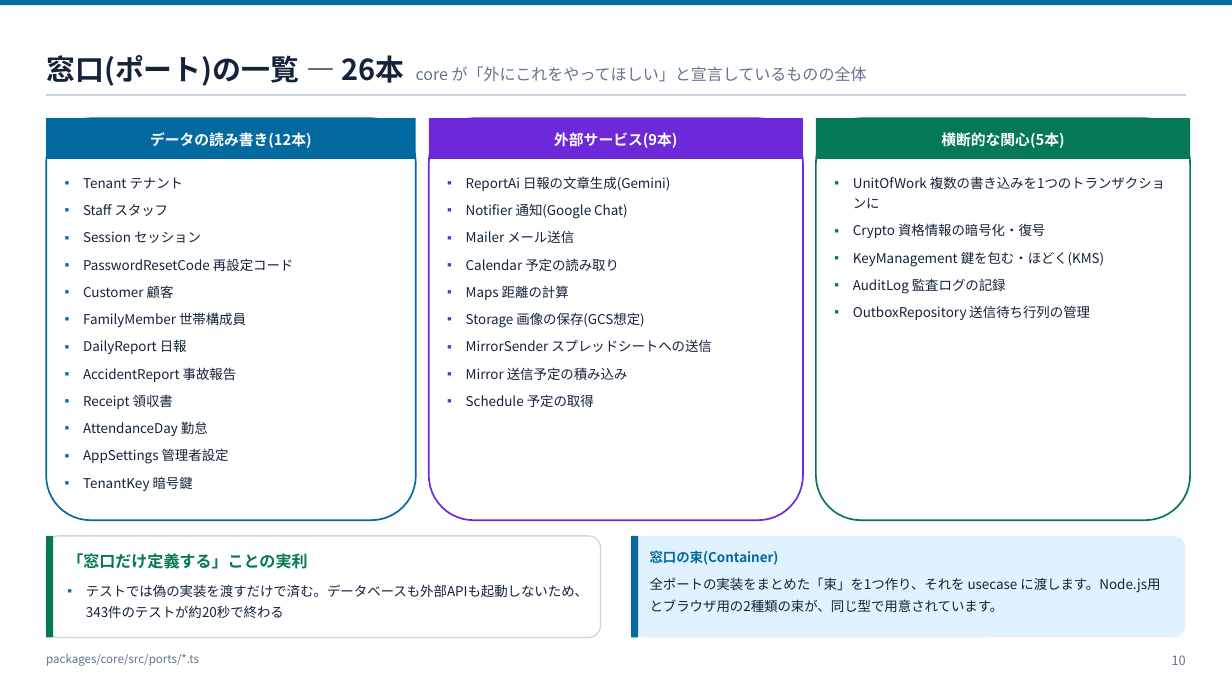
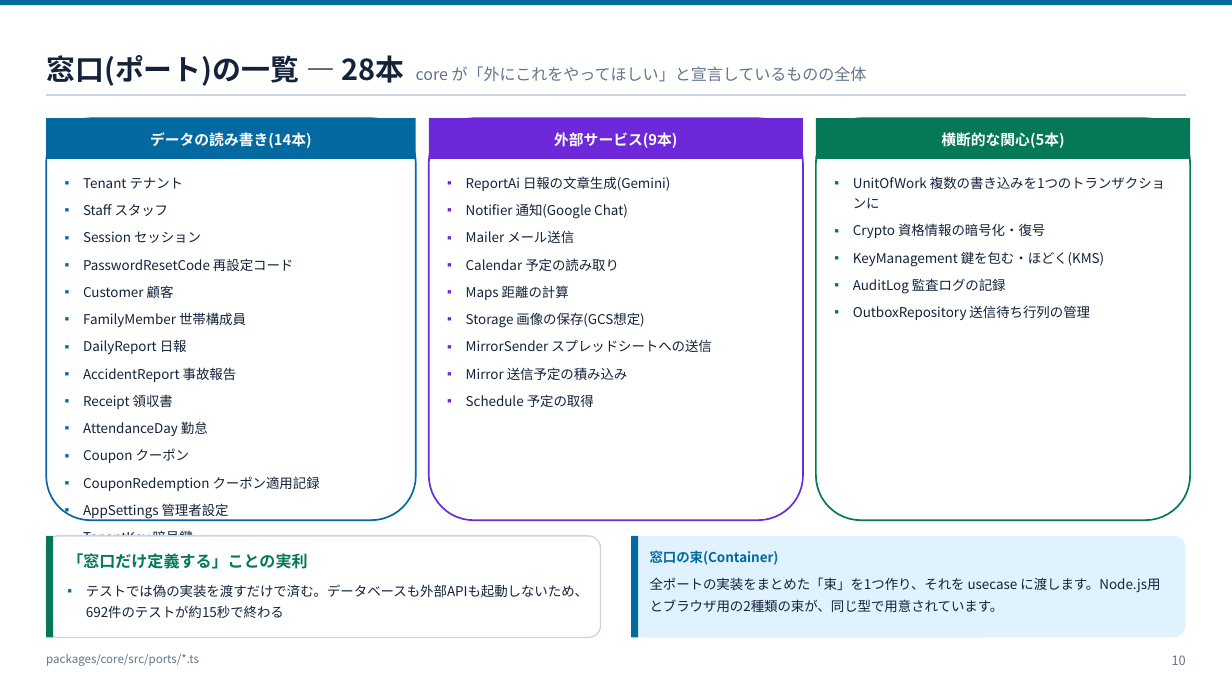
Before and after one commit to ohru131/katahimo-app, a slide deck: slide 10 of doc/13_アーキテクチャ説明資料.pptx. Drawn at 1232x693 pixels with LibreOffice and Linux fonts; fonts in the diff are those of the drawing. Boxes give left, top, right and bottom in pixels: in the first picture for what was removed or moved away, otherwise in the second. Text is boxed around its words. In the diff, an @@ line names an element or a change of style, - is before the commit and + after.

```diff
--- a/doc/13_アーキテクチャ説明資料.pptx
+++ b/doc/13_アーキテクチャ説明資料.pptx
@@ text at (46,55,867,86): text changed @@
-窓口(ポート)の一覧 — 26本 core が「外にこれをやってほしい」と宣言しているものの全体
+窓口(ポート)の一覧 — 28本 core が「外にこれをやってほしい」と宣言しているものの全体
@@ text in rectangle at (150,132,312,148): text changed @@
-データの読み書き(12本)
+データの読み書き(14本)
@@ text at (83,448,320,491): paragraphs added @@
+▪ Coupon クーポン
+▪ CouponRedemption クーポン適用記録
@@ text at (86,584,588,618): text changed @@
-▪ テストでは偽の実装を渡すだけで済む。データベースも外部APIも起動しないため、343件のテストが約20秒で終わる
+▪ テストでは偽の実装を渡すだけで済む。データベースも外部APIも起動しないため、692件のテストが約15秒で終わる
```
Also in this commit, not shown: 8 other slides changed, 5 other files.
